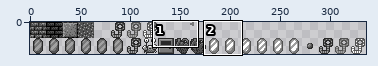
Two states of a sprite sheet, resources/img/tilesets/dungeon3.png. The first picture is a wide view before the edit; the outline marks the close-up.
Close-up. Earlier state:
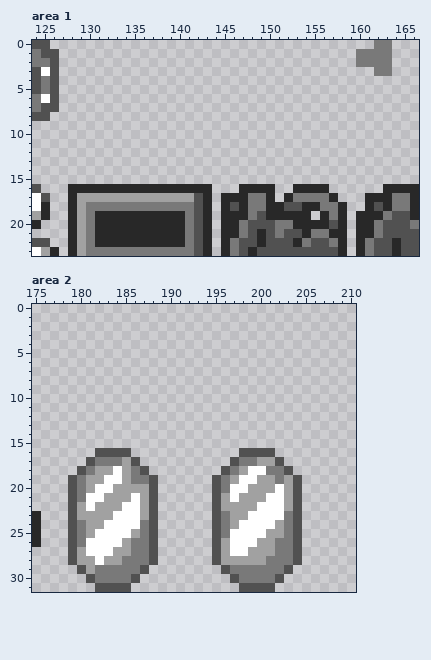
The file is 336x32 pixels. Shown: area 1: x 124..166, y 0..23; area 2: x 175..210, y 0..31.
The same view after the edit:
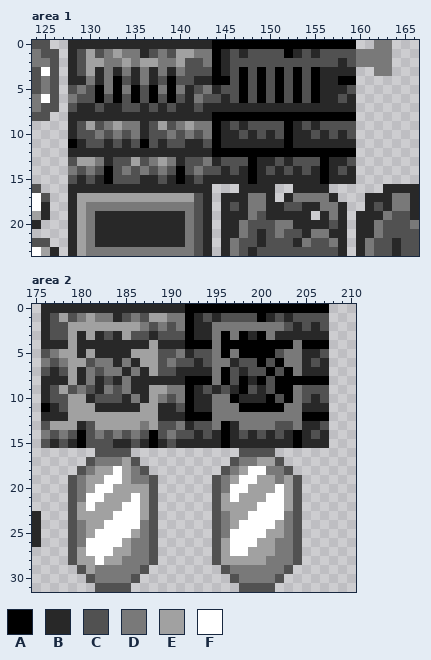
Palette (. is transparent): A #000000  B #282828  C #515151  D #797979  E #a1a1a1  F #ffffff
Edits made:
Area 1:
y 0: x 128..159 ................................ -> BBBBBBBBBBBBBBBBAAAAAAAAAAAAAAAA
y 1: x 128..159 ................................ -> BCECDEDDBCDCEEDDABCBCCCCABCBCCCC
y 2: x 128..159 ................................ -> BCEEDDEDEEDDECCDABCCCCCCCCCCCCBC
y 3: x 128..159 ................................ -> BCEBDBDBDBDBDCCCABCACACACACABBBB
y 4: x 128..159 ................................ -> BBDBDACBDBCACCBBAACACACACACABBAA
y 5: x 128..159 ................................ -> CDCADADACADADBCDBCCACACACACABBBC
y 6: x 128..159 ................................ -> DCCACACACACACBDCCBCACACACACABBCB
y 7: x 128..159 ................................ -> CBBCBBCCBCBCBBCBBBBBBBBBBBBBBBBB
y 8: x 128..159 ................................ -> BBBBBBBBBBBBBBBBAAAAAAAAAAAAAAAA
y 9: x 128..159 ................................ -> BCECDEDDBCECDEDDABCBCCCCABCBCCCC
y 10: x 128..159 ................................ -> BCCDCDCDBCCDCDCDABBCBCBCABBCBCBC
y 11: x 128..159 ................................ -> ABCCBCBCACBCCBBCABBBBBBBABBBBBBB
y 12: x 128..159 ................................ -> BBBBBBBBBBBBBBBBAAAAAAAAAAAAAAAA
y 13: x 128..159 ................................ -> CEEDBCCECDEDBCCDBCCCABBCBCCCABBC
y 14: x 128..159 ................................ -> DCDCACDCDCDCACDCCBCBABCBCBCBABCB
y 15: x 128..159 ................................ -> CBCBACCCBBCBABCBBBBBABBBBBBBABBB
Area 2:
y 0: x 176..207 ................................ -> BBBBBBBBBBBBBBBBAAAAAAAAAAAAAAAA
y 1: x 176..207 ................................ -> BCECDEDDBCDCEEDDABCBCCCCABCBCCCC
y 2: x 176..207 ................................ -> BCCEEEEEEEEDCDCDABBDDDDDDDDCBCBC
y 3: x 176..207 ................................ -> BCCEBEBCBECCBCCCABBDADABADBBBBBB
y 4: x 176..207 ................................ -> BBBEBBBBBBBBEBBBAAADAAAAAAAADAAA
y 5: x 176..207 ................................ -> CDEEBEBBBBEEECCDBCCDADAAAACDDBBC
y 6: x 176..207 ................................ -> DCDEECDDBDBEECDCCBCDDBCCACADDBCB
y 7: x 176..207 ................................ -> CBCEBDCDDBDBECCBBBBDACBCCACADBBB
y 8: x 176..207 ................................ -> BBBEBDBCBDBBBBBBAAADACABACAAAAAA
y 9: x 176..207 ................................ -> BCECDCBDCDBBEEDDABCBCBACBCAADCCC
y 10: x 176..207 ................................ -> BCCEEBCCCBDBEDCDABBDDABBBACADCBC
y 11: x 176..207 ................................ -> ABCEEEBBBBBEEBBCABBDDDAAAAADDBBB
y 12: x 176..207 ................................ -> BBBEEEEEEEEEEBBBAAADDDDDDDDDDAAA
y 13: x 176..207 ................................ -> CEEEBCEEEEEDECCDBCCDABDDDDCCDBBC
y 14: x 176..207 ................................ -> DCDCACDCDCDCACDCCBCBABCBCBCBABCB
y 15: x 176..207 ................................ -> CBCBACCCBBCBABCBBBBBABBBBBBBABBB
